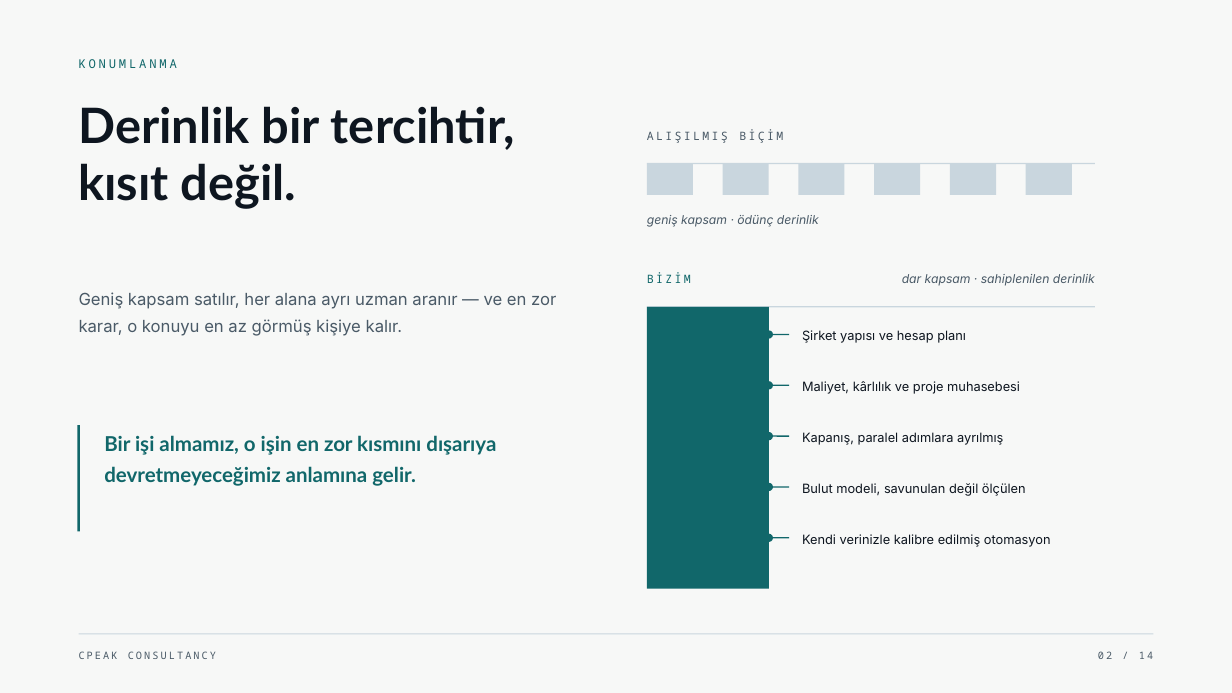
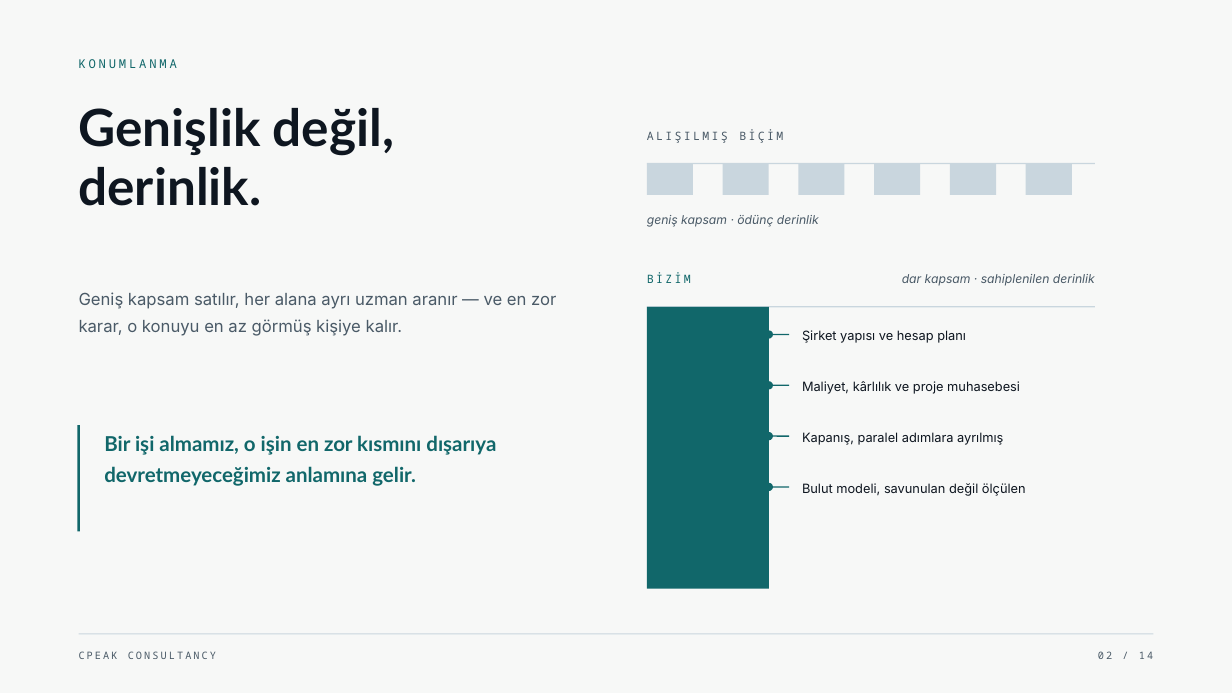
Before and after one commit to narinygt/Default, a slide deck: slide 2 of presentation/CPeak-Consultancy-Kurumsal-Sunum-TR.pptx. Drawn at 1232x693 pixels with LibreOffice and Linux fonts; fonts in the diff are those of the drawing. Boxes give left, top, right and bottom in pixels: in the first picture for what was removed or moved away, otherwise in the second. Text is boxed around its words. In the diff, an @@ line names an element or a change of style, - is before the commit and + after.

```diff
--- a/presentation/CPeak-Consultancy-Kurumsal-Sunum-TR.pptx
+++ b/presentation/CPeak-Consultancy-Kurumsal-Sunum-TR.pptx
@@ text at (79, 108, 394, 206): text changed; size 38 to 40 pt @@
-Derinlik bir tercihtir,
-kısıt değil.
+Genişlik değil,
+derinlik.
@@ ellipse removed at (765, 534, 774, 543) @@
@@ line removed from (769, 538) to (789, 538) @@
@@ text removed at (802, 534, 1051, 547) @@
-Kendi verinizle kalibre edilmiş otomasyon
```
Also in this commit, not shown: 13 other slides changed, 4 other files.
